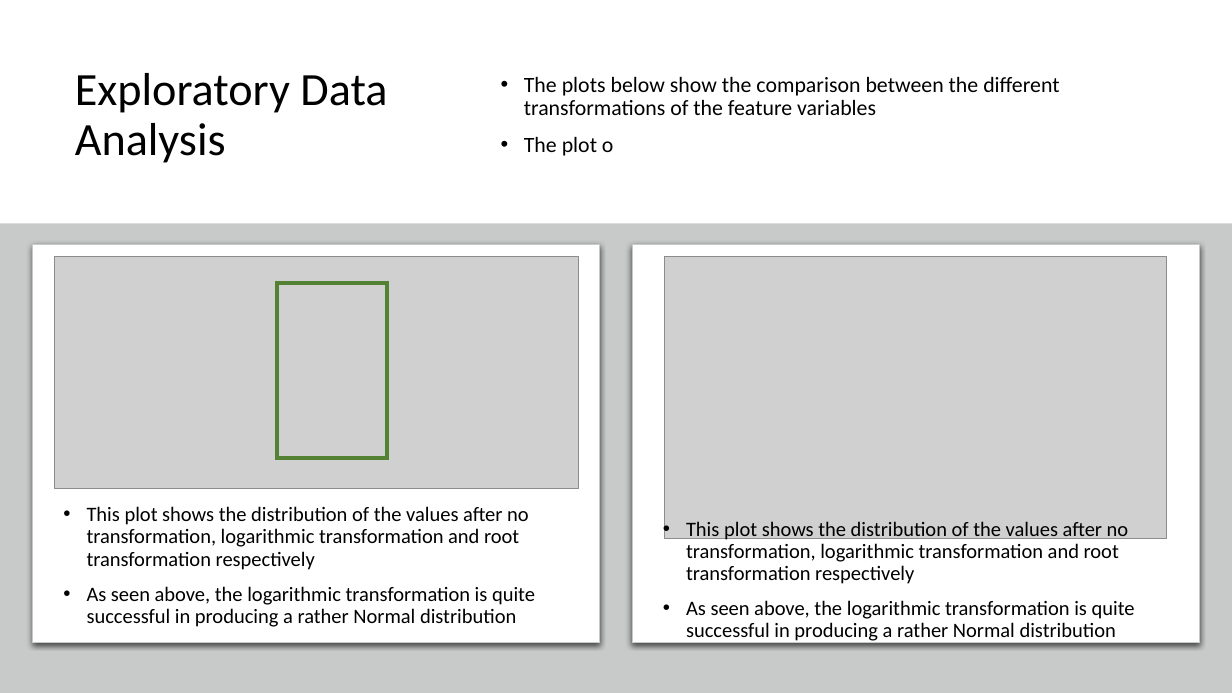
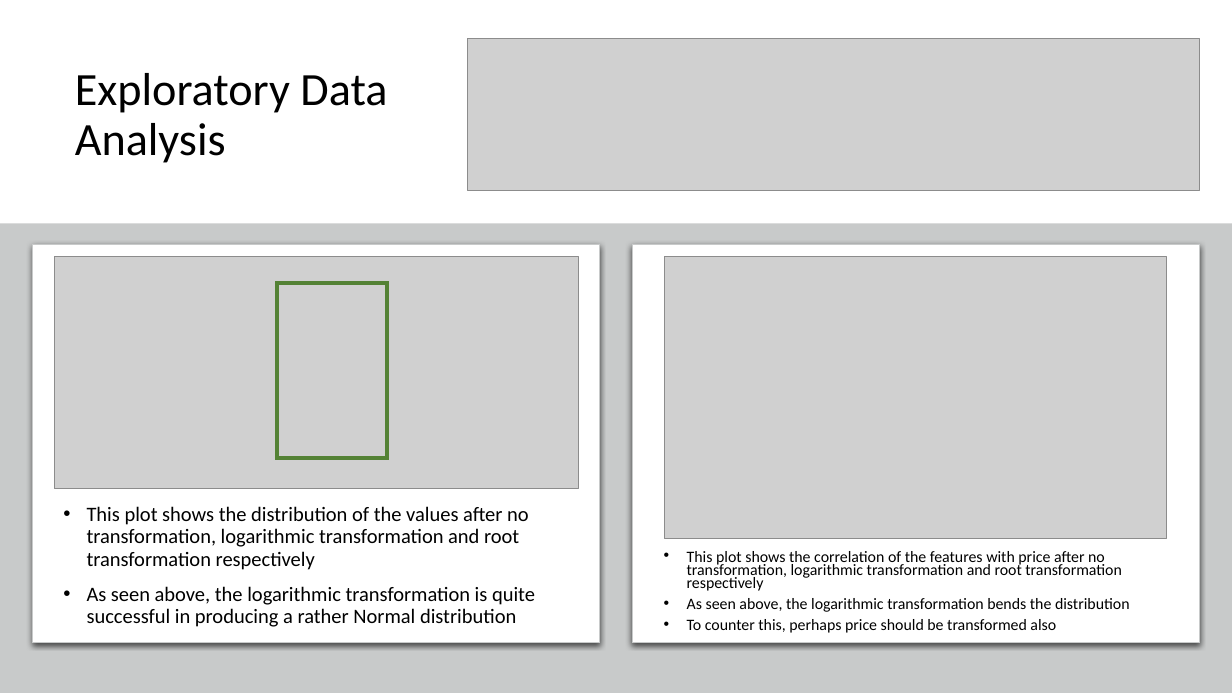
Before and after one commit to ethanolx/Mushrooms-Housing-py, a slide deck: slide 3 of doc/regression-highlights.pptx. Drawn at 1232x693 pixels with LibreOffice and Linux fonts; fonts in the diff are those of the drawing; grey boxes stand for pictures. Boxes give left, top, right and bottom in pixels: in the first picture for what was removed or moved away, otherwise in the second. Text is boxed around its words. In the diff, an @@ line names an element or a change of style, - is before the commit and + after.

```diff
--- a/doc/regression-highlights.pptx
+++ b/doc/regression-highlights.pptx
@@ picture added at (468,39,1200,191) @@
@@ text removed at (524,77,1059,156) @@
-• The plots below show the comparison between the different transformations of the feature variables
-• The plot o
@@ text "This plot shows the correlation ..." at (687,551,1130,633): vertical alignment bottom to middle @@
@@ text at (687,551,1130,633): text changed; size 16 to 12.4 pt @@
-• This plot shows the distribution of the values after no transformation, logarithmic transformation and root transformation respectively
-• As seen above, the logarithmic transformation is quite successful in producing a rather Normal distribution
+• This plot shows the correlation of the features with price after no transformation, logarithmic transformation and root transformation respectively
+• As seen above, the logarithmic transformation bends the distribution
+• To counter this, perhaps price should be transformed also
```
Also in this commit, not shown: 7 other slides changed, 1 slide added, 2 slides removed, 6 other files.
